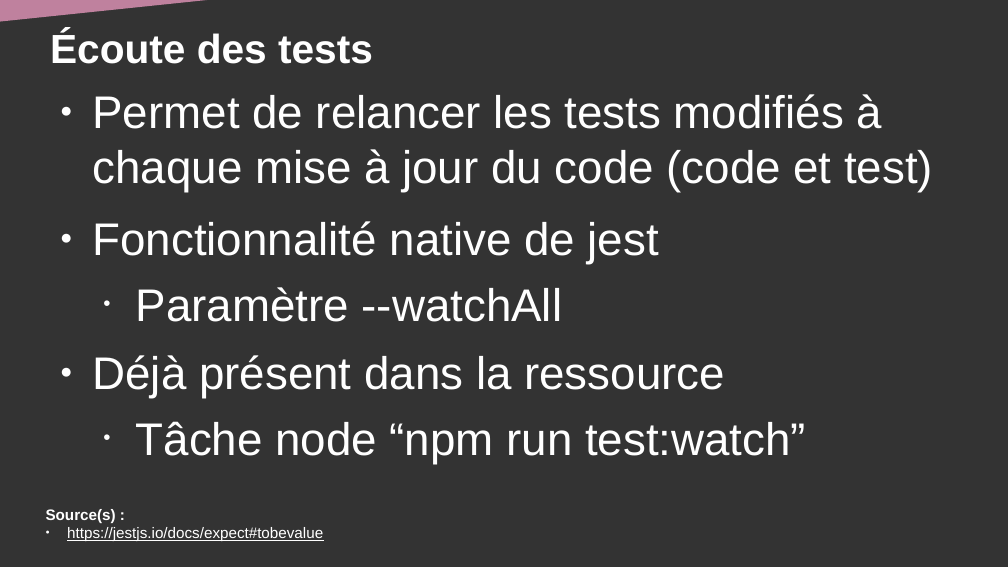
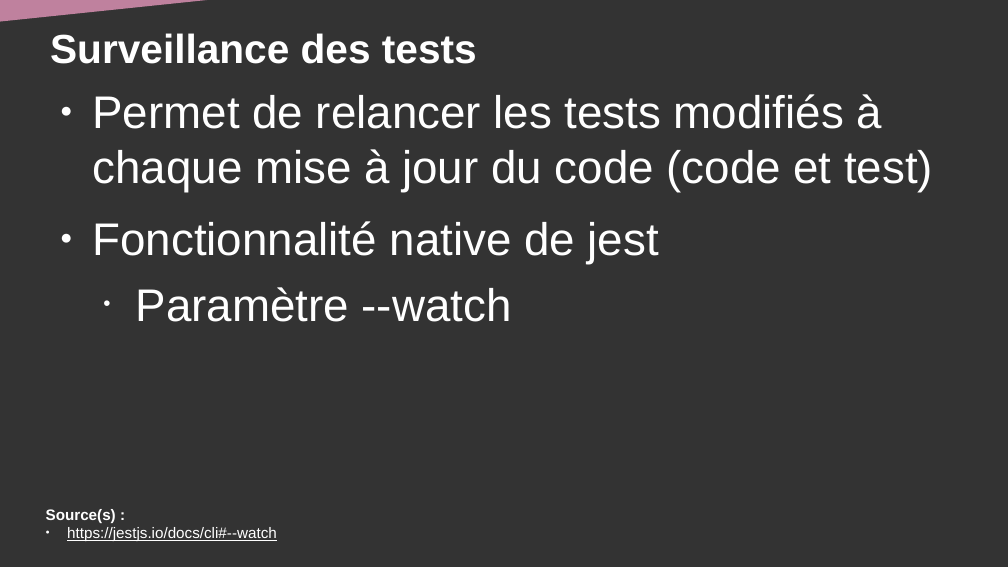
Before and after one commit to DanYellow/cours, a slide deck: slide 27 of developpement-front-s5/travaux-pratiques/numero-1/presentation.odp (slide 21 before the commit). Drawn at 1008x567 pixels with LibreOffice and Linux fonts; fonts in the diff are those of the drawing. Boxes give left, top, right and bottom in pixels: in the first picture for what was removed or moved away, otherwise in the second. Text is boxed around its words. In the diff, an @@ line names an element or a change of style, - is before the commit and + after.

```diff
--- a/developpement-front-s5/travaux-pratiques/numero-1/presentation.odp
+++ b/developpement-front-s5/travaux-pratiques/numero-1/presentation.odp
@@ title at <box>50,33,477,64</box>: text changed @@
-Écoute des tests
+Surveillance des tests
@@ text at <box>136,287,512,322</box>: text changed @@
-  • Paramètre --watchAll
-● Déjà présent dans la ressource
-  • Tâche node “npm run test:watch”
+  • Paramètre --watch
@@ text at <box>67,527,277,541</box>: text changed @@
-● https://jestjs.io/docs/expect#tobevalue
+● https://jestjs.io/docs/cli#--watch
```
Also in this commit, not shown: 25 other slides changed, 20 slides added, 7 other files.
